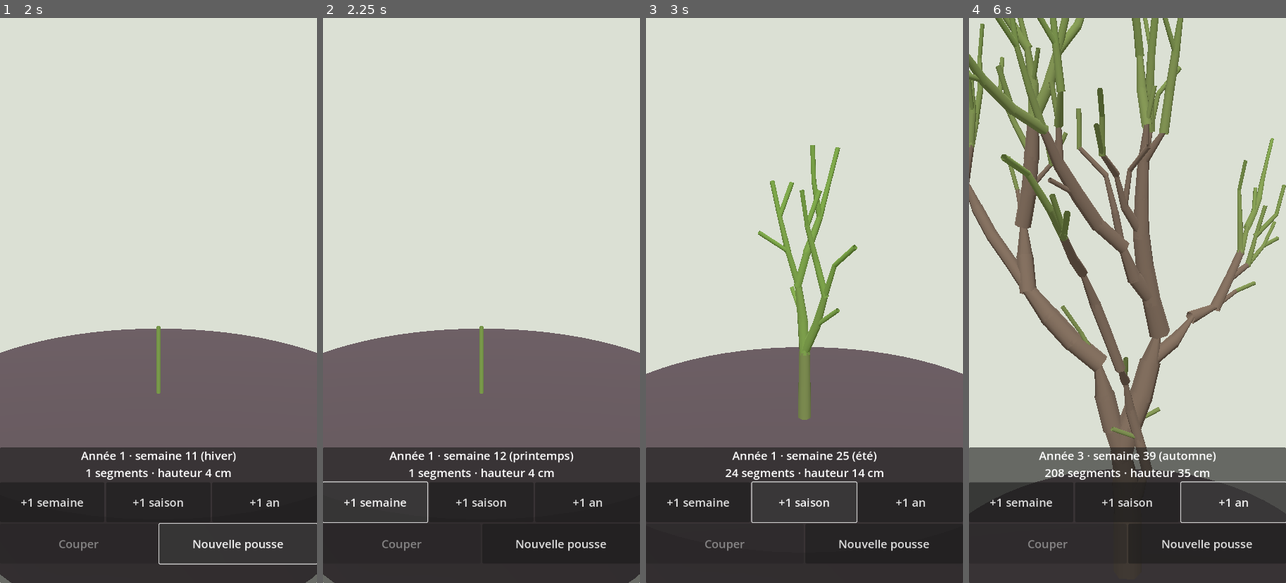
Above: before the commit, frames 1-4 (left to right).
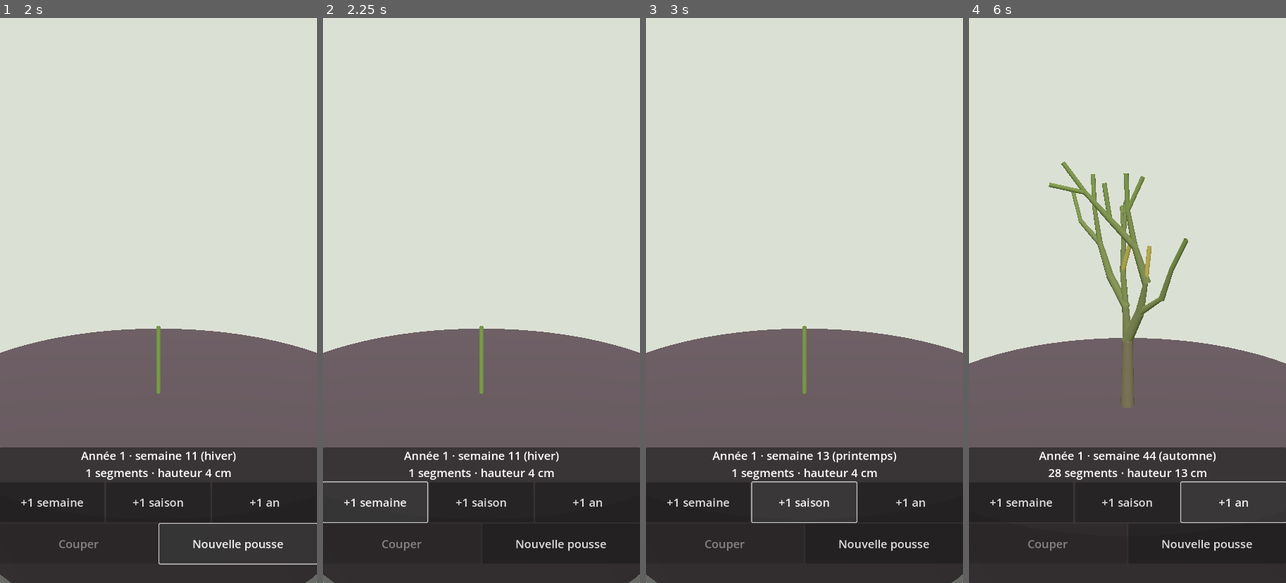
Above: after the commit, the same moments.

Repository: Ankool29/bonzai
Game: Godot game, scene res://scenes/main.tscn
Same seed, same stepped clock (60 frames per second), same inputs: the game is played once before the commit and once after it.
Inputs:
- Up to frame 1 (2 s): click "Nouvelle pousse" at 0.5 s; click "Nouvelle pousse" at 1.25 s
- Up to frame 2 (2.25 s): click "+1 semaine" at 2 s
- Up to frame 3 (3 s): click "+1 saison" at 2.75 s
- Up to frame 4 (6 s): click "+1 an" at 3.5 s; click "+1 semaine" at 4.25 s; click "+1 saison" at 5 s; click "+1 an" at 5.75 s

Frame 1 is identical in both runs. In frame 2, 0.5% of the frame differs, in the area x 20-79%, y 76-79%; in frame 3, 6.7%; in frame 4, 37%, in the area x 0-100%, y 0-83%.

Commit message:
Étape 1 bis : lumière de bonsaï, limite par le pot, dépérissement progressif, pousse visible
Co-Authored-By: Claude Opus 5.5 <noreply@anthropic.com>
Claude-Session: https://claude.ai/code/session_01MAppfJEzF7Td7hJP7q14tM

Diff:
--- a/scripts/main.gd
+++ b/scripts/main.gd
@@ -9,6 +9,9 @@
 var dist := 0.35
 var target := Vector3(0, 0.05, 0)
 var selected := -1
+var pending := 0      # semaines restant à jouer
+var frac := 0.0       # avancement dans la semaine en cours (pour voir les pousses s'allonger)
+var speed := 1.0      # semaines par seconde
 
 var touches := {}
 var tap_start := Vector2.ZERO
@@ -108,10 +111,22 @@
 	return b
 
 
+## Le temps défile à l'écran : ~0,7 s pour une semaine, ~2 s pour une saison, ~5 s pour un an.
 func _advance(weeks: int) -> void:
-	for i in weeks:
+	pending += weeks
+	speed = maxf(speed if pending > weeks else 0.0, weeks / (0.6 + weeks * 0.08))
+
+
+func _process(delta: float) -> void:
+	if pending <= 0:
+		return
+	frac += delta * speed
+	while frac >= 1.0 and pending > 0:
 		sim.step_week()
-	selected = -1  # les indices changent quand des branches meurent
+		pending -= 1
+		frac -= 1.0
+	if pending == 0:
+		frac = 0.0
 	_refresh()
 
 
@@ -124,13 +139,15 @@
 func _new_tree() -> void:
 	sim.reset(randi())
 	selected = -1
+	pending = 0
+	frac = 0.0
 	dist = 0.35
 	_refresh()
 
 
 func _refresh() -> void:
 	var hl := sim.subtree(selected) if selected > 0 else PackedInt32Array()
-	tree_mi.mesh = TreeMesh.build(sim, hl)
+	tree_mi.mesh = TreeMesh.build(sim, hl, sim.week + frac)
 	cut_btn.disabled = selected <= 0
 	var w := sim.week % 52
 	var season := "hiver"
@@ -201,6 +218,8 @@
 	var best_d := 40.0 * ui_scale
 	for i in sim.segs.size():
 		var s := sim.segs[i]
+		if sim.growth(s, sim.week + frac) <= 0.0:
+			continue
 		if cam.is_position_behind(s.start) or cam.is_position_behind(s.end):
 			continue
 		var a := cam.unproject_position(s.start)
--- a/scripts/tree_mesh.gd
+++ b/scripts/tree_mesh.gd
@@ -1,14 +1,17 @@
 class_name TreeMesh
 extends RefCounted
-## Construit le maillage de l'arbre : un cylindre à 6 faces par segment, couleur selon l'âge.
+## Construit le maillage de l'arbre à l'instant t (semaines) : un cylindre à 6 faces par segment,
+## les pousses en cours s'allongent, couleur selon l'âge et la santé.
 
 const SIDES := 6
 const YOUNG := Color(0.45, 0.62, 0.25)   # pousse de l'année
 const BARK := Color(0.45, 0.38, 0.32)
 const SELECTED := Color(1.0, 0.35, 0.2)
+const WEAK := Color(0.8, 0.72, 0.3)     # branche qui s'affaiblit à l'ombre
+const DRY := Color(0.72, 0.7, 0.64)     # bois mort
 
 
-static func build(sim: TreeSim, highlight: PackedInt32Array) -> ArrayMesh:
+static func build(sim: TreeSim, highlight: PackedInt32Array, t: float) -> ArrayMesh:
 	var marked := {}
 	for i in highlight:
 		marked[i] = true
@@ -16,28 +19,39 @@
 	var norms := PackedVector3Array()
 	var cols := PackedColorArray()
 	var idx := PackedInt32Array()
+	var weak := PackedByteArray()
+	weak.resize(sim.segs.size())
 	for i in sim.segs.size():
 		var s := sim.segs[i]
+		weak[i] = 1 if s.weak > 0 or (s.parent >= 0 and weak[s.parent] == 1) else 0
+		var f := sim.growth(s, t)
 		var d := s.end - s.start
-		var l := d.length()
+		var l := d.length() * f
 		if l < 0.0001:
 			continue
-		d /= l
+		d = d.normalized()
 		var a := d.cross(Vector3.UP)
 		if a.length() < 0.01:
 			a = d.cross(Vector3.RIGHT)
 		a = a.normalized()
 		var b := d.cross(a)
 		var r0 := s.radius
-		var r1 := sim.segs[s.main_child].radius if s.main_child >= 0 else sim.tip_radius
+		var r1 := sim.segs[s.main_child].radius if s.main_child >= 0 and f >= 1.0 else sim.tip_radius
 		r1 = minf(r0, r1)
-		var col := SELECTED if marked.has(i) else YOUNG.lerp(BARK, clampf((sim.week - s.born) / 52.0, 0.0, 1.0))
+		var col := YOUNG.lerp(BARK, clampf((t - s.born) / 52.0, 0.0, 1.0))
+		if marked.has(i):
+			col = SELECTED
+		elif s.dry:
+			col = DRY
+		elif weak[i] == 1:
+			col = col.lerp(WEAK, 0.7)
+		var tip := s.start + d * l
 		var base := verts.size()
 		for k in SIDES:
 			var ang := TAU * k / SIDES
 			var n := a * cos(ang) + b * sin(ang)
 			verts.append(s.start - d * r0 * 0.5 + n * r0)  # léger recouvrement pour cacher les jointures
-			verts.append(s.end + n * r1)
+			verts.append(tip + n * r1)
 			norms.append(n)
 			norms.append(n)
 			cols.append(col)
--- a/scripts/tree_sim.gd
+++ b/scripts/tree_sim.gd
@@ -17,8 +17,11 @@
 	var lat_bud_age := 0
 	var phase := 0.0         # angle de phyllotaxie
 	var radius := 0.0
-	var born := 0
-	var dead := false
+	var born := 0.0          # semaine où l'entre-nœud commence à s'allonger
+	var grow_time := 1.0     # semaines pour atteindre sa longueur
+	var dead := false        # à retirer du tableau
+	var dry := false         # bois mort resté sur l'arbre
+	var weak := 0            # étés passés trop à l'ombre
 	# recalculés à chaque poussée
 	var light := 0.0
 	var count := 0
@@ -30,7 +33,7 @@
 
 # --- Paramètres de l'espèce : orme de Chine (seront sortis dans une fiche espèce plus tard) ---
 var internode := 0.018
-var alpha := 2.0              # vigueur totale = alpha × lumière captée
+var alpha := 1.6              # vigueur totale = alpha × lumière captée
 var apical := 0.53            # part de vigueur donnée à l'axe principal (λ)
 var max_per_flush := 4        # entre-nœuds max par bourgeon et par poussée
 var branch_angle := deg_to_rad(45.0)
@@ -41,22 +44,25 @@
 var jitter := 0.12
 var tip_radius := 0.0012
 var pipe_exp := 2.5
-var shed_ratio := 0.06        # lumière par entre-nœud sous laquelle une branche meurt
+var shed_ratio := 0.04        # lumière par entre-nœud sous laquelle une branche dépérit
 var bud_life := 52 * 8        # durée de vie d'un bourgeon dormant (semaines)
 var backbud_nodes := 4        # nœuds sous la coupe qui peuvent rebourgeonner
 var backbud_chance := 0.6
-var capacity := 4000          # entre-nœuds que le pot peut nourrir (en attendant les racines)
+var capacity := 1500          # entre-nœuds vivants que le pot peut nourrir (en attendant les racines)
 
 ## Semaine de l'année -> force de la poussée (printemps puis petite poussée d'été).
 const FLUSHES := {15: 1.0, 18: 1.0, 21: 0.8, 27: 0.5}
+const GROW_WEEKS := 3.0       # durée d'allongement d'une pousse (écart entre deux poussées)
+const DIEBACK_WEEK := 35      # fin d'été : bilan de lumière des branches
 
 # --- Grille d'ombre (Palubicki 2009, propagation en pyramide vers le bas) ---
+# Bonsaï seul sur sa table : seul l'arbre se fait de l'ombre, les côtés sont ouverts.
 const CELL := 0.025
-const GX := 24
-const GY := 32
-const GZ := 24
-const SH_A := 0.2
-const SH_B := 1.8
+const GX := 40
+const GY := 48
+const GZ := 40
+const SH_A := 0.15
+const SH_B := 2.2
 const SH_Q := 4
 var shadow := PackedFloat32Array()
 
@@ -82,8 +88,10 @@
 	var w := week % 52
 	if FLUSHES.has(w):
 		_flush(FLUSHES[w])
+	if w == DIEBACK_WEEK:
+		_dieback()
 	if w == 0:
-		_end_of_year()
+		_age_buds()
 
 
 ## Coupe le segment i et tout ce qu'il porte. Renvoie false pour la base (on ne coupe pas tout l'arbre).
@@ -97,7 +105,7 @@
 		if j < 0:
 			break
 		var p := segs[j]
-		if not p.lat_bud and p.lat_child < 0 and rng.randf() < backbud_chance:
+		if not p.dry and not p.lat_bud and p.lat_child < 0 and rng.randf() < backbud_chance:
 			p.phase = rng.randf() * TAU
 			_set_lateral(p, (p.end - p.start).normalized())
 		j = p.parent
@@ -136,21 +144,38 @@
 	_basipetal()
 
 
-func _end_of_year() -> void:
-	_compute_shadow()
-	_basipetal()
+func _age_buds() -> void:
 	for s in segs:
 		if s.lat_bud:
 			s.lat_bud_age += 52
 			if s.lat_bud_age > bud_life:
 				s.lat_bud = false
-	# Élagage naturel : une branche qui capte trop peu de lumière pour sa taille meurt.
+
+
+## Une branche trop à l'ombre pour sa taille s'affaiblit ; au deuxième été de suite, elle sèche
+## et reste sur l'arbre en bois mort (au joueur de la couper). Éclaircir au-dessus la sauve.
+func _dieback() -> void:
+	_compute_shadow()
+	_basipetal()
 	for i in range(1, segs.size()):
 		var s := segs[i]
-		if not s.dead and s.light < shed_ratio * s.count:
-			_kill(i)
-	_compact()
-	_basipetal()
+		if s.dry:
+			continue
+		if s.light < shed_ratio * s.count:
+			s.weak += 1
+			if s.weak >= 2:
+				for k in subtree(i):
+					segs[k].dry = true
+					segs[k].term_bud = false
+					segs[k].lat_bud = false
+		else:
+			s.weak = 0
+	_basipetal()
+
+
+## Avancement de l'allongement d'un segment à l'instant t (en semaines) : 0 = pas commencé, 1 = fini.
+func growth(s: Seg, t: float) -> float:
+	return clampf((t - s.born) / s.grow_time, 0.0, 1.0)
 
 
 func _lat_pos(s: Seg) -> Vector3:
@@ -165,7 +190,7 @@
 		s.q_term = _light(s.end) if s.term_bud and has_shadow else 0.0
 		s.q_lat = _light(_lat_pos(s)) if s.lat_bud and has_shadow else 0.0
 		s.light = s.q_term + s.q_lat
-		s.count = 1
+		s.count = 0 if s.dry else 1
 		var r := pow(tip_radius, pipe_exp) if (s.term_bud or s.lat_bud) else 0.0
 		for c in [s.main_child, s.lat_child]:
 			if c >= 0:
@@ -178,7 +203,7 @@
 
 ## De la base vers les feuilles : répartition de la vigueur (Borchert-Honda).
 func _allocate(strength: float) -> void:
-	var pot := clampf(1.0 - float(segs.size()) / capacity, 0.0, 1.0)
+	var pot := clampf(1.0 - float(segs[0].count) / capacity, 0.0, 1.0)
 	segs[0].vigor = alpha * segs[0].light * strength * pot
 	for s in segs:
 		var qm := segs[s.main_child].light if s.main_child >= 0 else s.q_term
@@ -231,7 +256,8 @@
 		s.start = p
 		s.end = p + d * internode
 		s.radius = tip_radius
-		s.born = week
+		s.grow_time = GROW_WEEKS / n
+		s.born = week + k * s.grow_time  # les entre-nœuds s'allongent l'un après l'autre
 		phase += phyllotaxy + rng.randf_range(-0.2, 0.2)
 		s.phase = phase
 		_set_lateral(s, d)
@@ -293,8 +319,10 @@
 
 
 func _shadow_at(c: Vector3i) -> float:
-	if c.x < 0 or c.y < 0 or c.z < 0 or c.x >= GX or c.y >= GY or c.z >= GZ:
-		return 1.0  # hors de la grille : comme de l'ombre, l'arbre reste à taille de bonsaï
+	if c.y < 0:
+		return 1.0  # sous la terre : pas de lumière
+	if c.x < 0 or c.z < 0 or c.x >= GX or c.y >= GY or c.z >= GZ:
+		return 0.0  # hors de la grille : plein ciel
 	return shadow[(c.y * GZ + c.z) * GX + c.x]
 
 
Not shown, changed: docs/A_CORRIGER.md
Not shown, changed: docs/CONCEPTION.md
Not shown, changed: docs/ETAPE1.md
